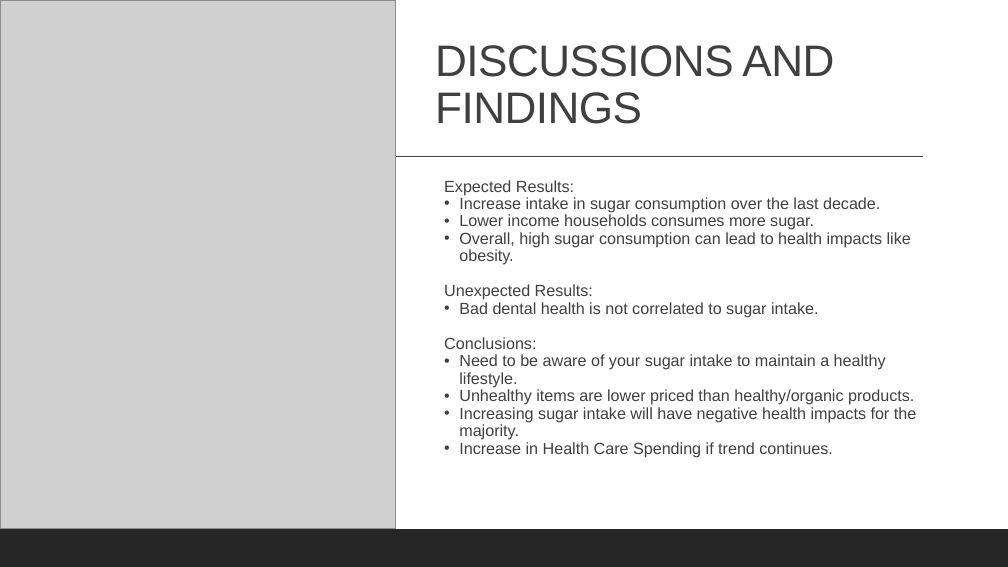
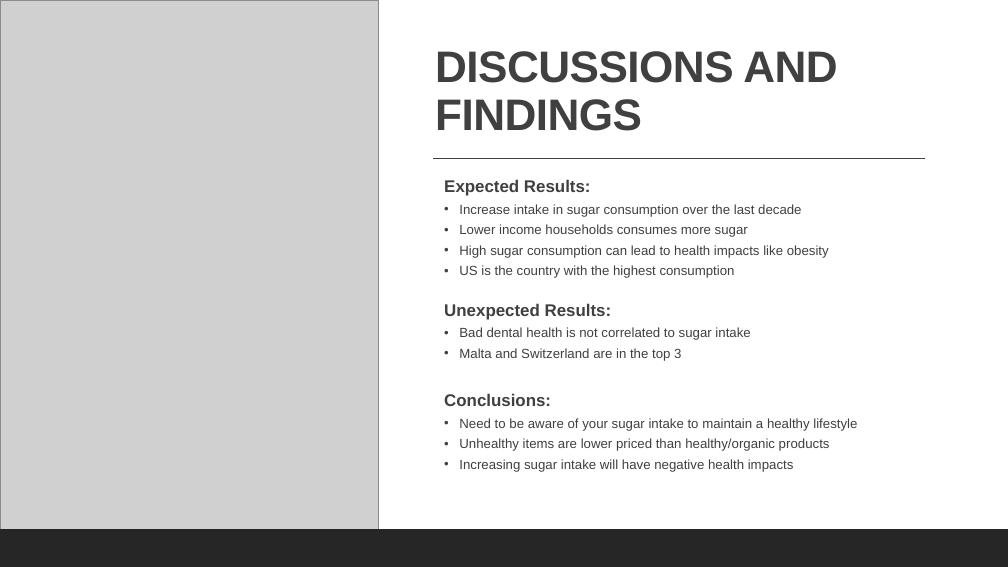
Before and after one commit to cbeachey/project1_influencers, a slide deck: slide 18 of Effects of Sugar Consumption.pptx. Drawn at 1008x567 pixels with LibreOffice and Linux fonts; fonts in the diff are those of the drawing; grey boxes stand for pictures. Boxes give left, top, right and bottom in pixels: in the first picture for what was removed or moved away, otherwise in the second. Text is boxed around its words. In the diff, an @@ line names an element or a change of style, - is before the commit and + after.

```diff
--- a/Effects of Sugar Consumption.pptx
+++ b/Effects of Sugar Consumption.pptx
@@ picture: place and size @@
-picture at [0, 0, 395, 529]
+picture at [0, 0, 379, 529]
@@ rectangle added at [0, 0, 1008, 567], fill #FFFFFF @@
@@ title "DISCUSSIONS AND FINDINGS" at [435, 51, 837, 131]: bold on @@
@@ line removed from (99, 157) to (923, 157) @@
@@ line added from (433, 159) to (925, 159), #404040 1 pt @@
@@ text at [444, 179, 612, 406]: size 15.4 to 16.1 pt, bold on in "Expected Results:", "Unexpected Results:", "Conclusions:"; more space between paragraphs @@
@@ text at [459, 204, 829, 278]: text changed; size 15.4 to 12.6 pt @@
-  • Increase intake in sugar consumption over the last decade.
-  • Lower income households consumes more sugar.
-  • Overall, high sugar consumption can lead to health impacts like obesity.
+  • Increase intake in sugar consumption over the last decade
+  • Lower income households consumes more sugar
+  • High sugar consumption can lead to health impacts like obesity
+  • US is the country with the highest consumption
@@ text at [459, 327, 750, 361]: text changed; size 15.4 to 12.6 pt @@
-  • Bad dental health is not correlated to sugar intake.
+  • Bad dental health is not correlated to sugar intake
+  • Malta and Switzerland are in the top 3
@@ text at [459, 418, 857, 472]: text changed; size 15.4 to 12.6 pt @@
-  • Need to be aware of your sugar intake to maintain a healthy lifestyle.
-  • Unhealthy items are lower priced than healthy/organic products.
-  • Increasing sugar intake will have negative health impacts for the majority.
-  • Increase in Health Care Spending if trend continues.
+  • Need to be aware of your sugar intake to maintain a healthy lifestyle
+  • Unhealthy items are lower priced than healthy/organic products
+  • Increasing sugar intake will have negative health impacts
@@ rectangle removed at [0, 529, 1008, 567] @@
@@ rectangle added at [0, 529, 1008, 567], fill #262626 @@
```
Also in this commit, not shown: 1 other slide changed, 3 slides added, 2 slides removed, 2 other files.
